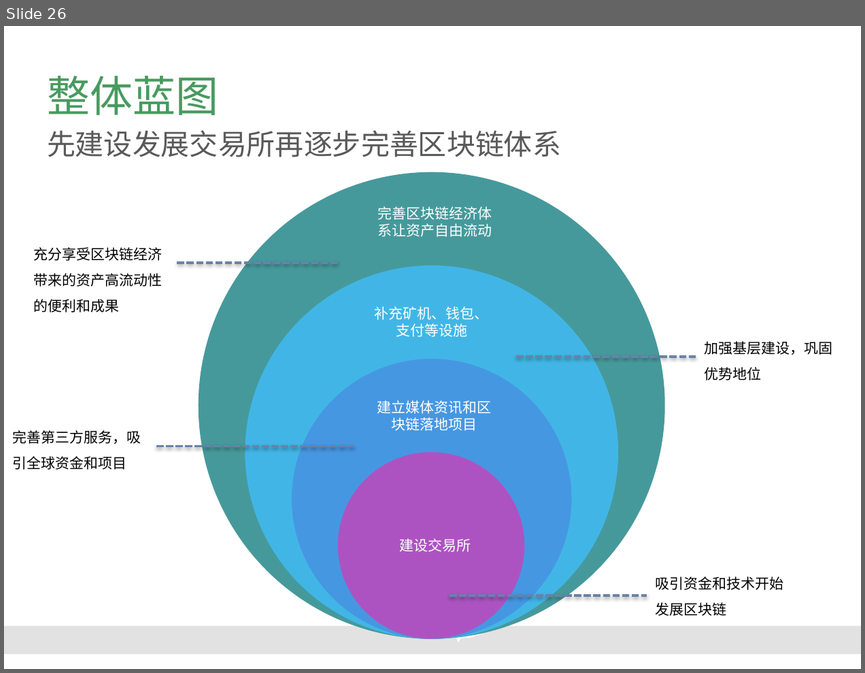
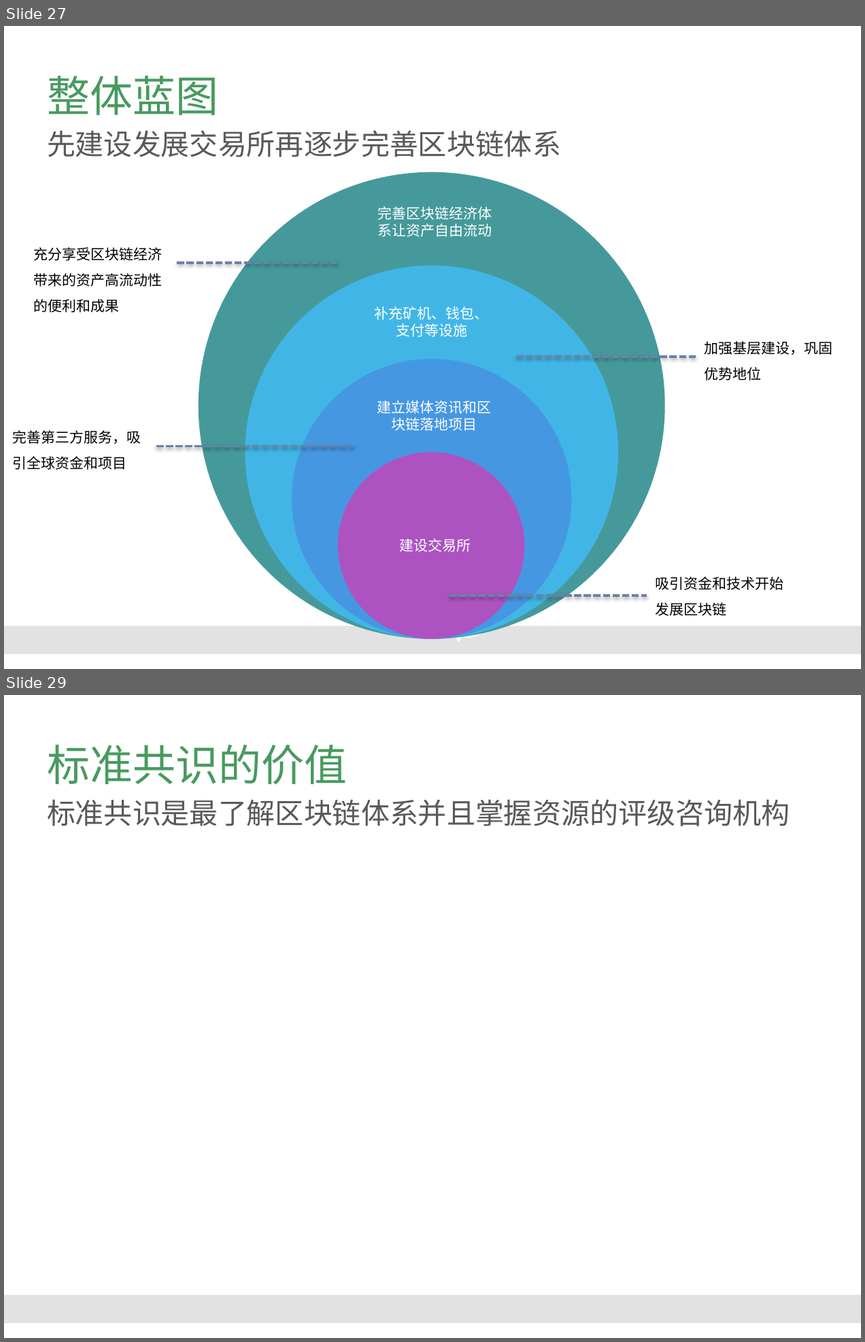
Before and after one commit to Catfeeds/DOC, a slide deck: A阿曼/proposal for Oman.pptx. Shown one above the other, each under a label of ours: slide 26 before the commit, slides 27 and 29 after it; the slides between them are not shown. The pictures are 865x673 and 865x1342 pixels, drawn with LibreOffice and Linux fonts; fonts in the diff are those of the drawing; background and template pictures are left out. Boxes give left, top, right and bottom in pixels: in the first picture for what was removed or moved away, otherwise in the second. Text is boxed around its words. In the diff, an @@ line names an element or a change of style, - is before the commit and + after.

```diff
--- a/A阿曼/proposal for Oman.pptx
+++ b/A阿曼/proposal for Oman.pptx
@@ slide 29 added at <box>4,695,861,1338</box>, background #FFFFFF; not listed: 1 template element that a slide beside it also shows @@
@@ title added at <box>48,745,347,785</box>, 36 pt, text #489A5F @@
+标准共识的价值
@@ text added at <box>47,799,789,826</box>, 24 pt, text #595959 @@
+标准共识是最了解区块链体系并且掌握资源的评级咨询机构
@@ what was slide 26 is now slide 27 @@
```
Also in this commit, not shown: 2 slides changed, 1 other slide added, 8 other files.
